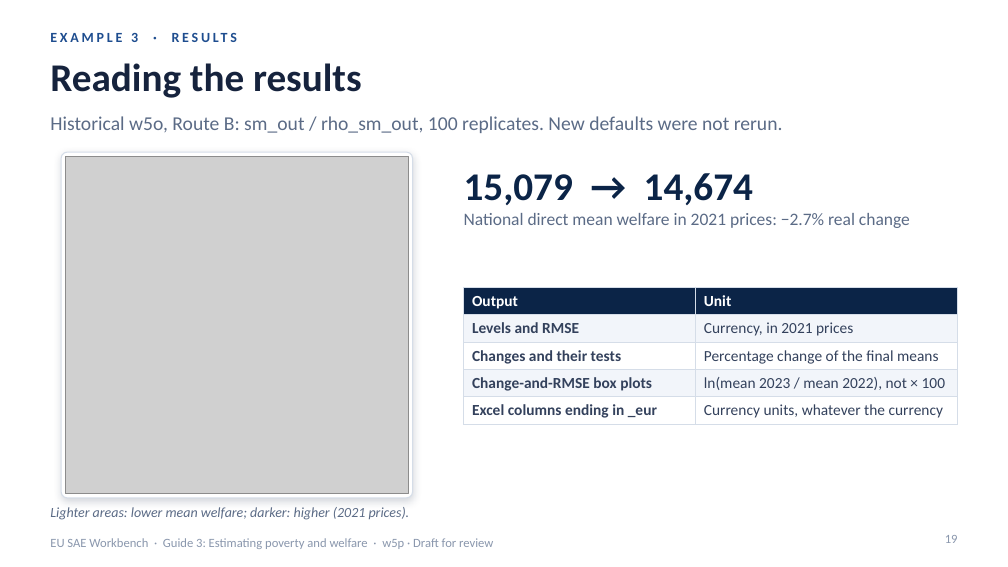
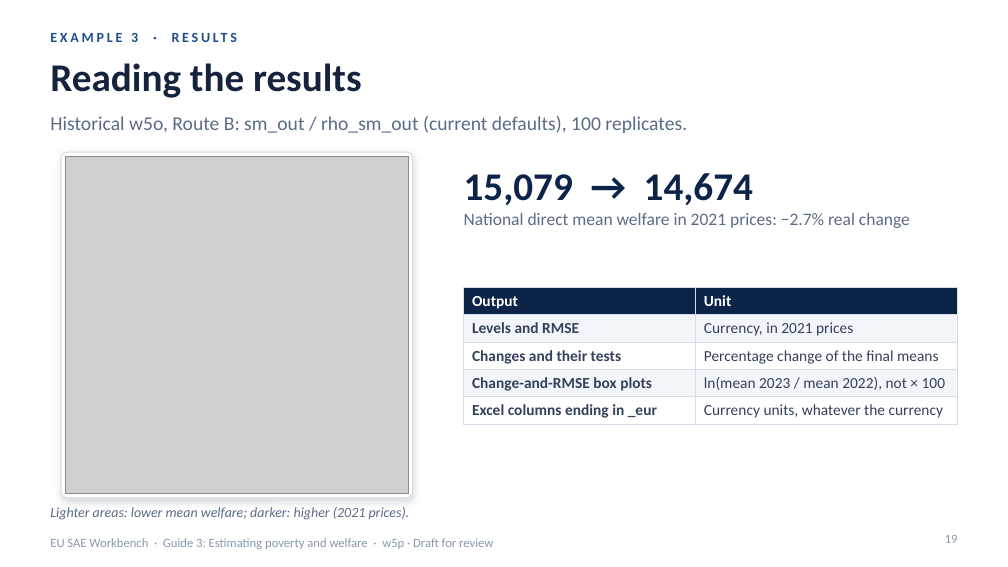
Before and after one commit to Noboyoshida227/eu-sae-application, a slide deck: slide 19 of docs/instructions/English/EU_SAE_Workbench_Guide_3_Estimating_Poverty_and_Welfare.pptx. Drawn at 1008x567 pixels with LibreOffice and Linux fonts; fonts in the diff are those of the drawing; grey boxes stand for pictures. Boxes give left, top, right and bottom in pixels: in the first picture for what was removed or moved away, otherwise in the second. Text is boxed around its words. In the diff, an @@ line names an element or a change of style, - is before the commit and + after.

```diff
--- a/docs/instructions/English/EU_SAE_Workbench_Guide_3_Estimating_Poverty_and_Welfare.pptx
+++ b/docs/instructions/English/EU_SAE_Workbench_Guide_3_Estimating_Poverty_and_Welfare.pptx
@@ text at [50,116,687,133]: text changed @@
-Historical w5o, Route B: sm_out / rho_sm_out, 100 replicates. New defaults were not rerun.
+Historical w5o, Route B: sm_out / rho_sm_out (current defaults), 100 replicates.
```
Also in this commit, not shown: 3 other slides changed, 32 other files.
